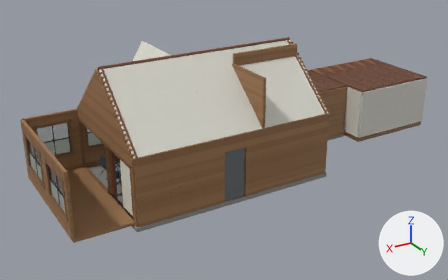
What one commit did to the glTF model yamanoie/3d/yamanoie-illustrated.glb.
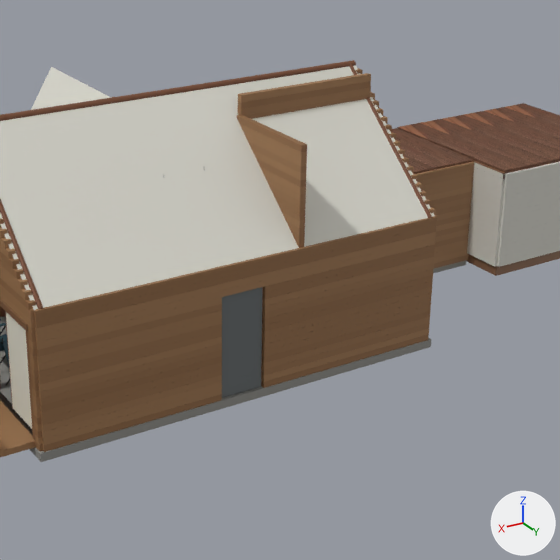
Each version is shown whole from a camera (50 mm lens) standing at (11.34, 20.6, 11.45) and looking at (-1.13, -0.18, 1.06), then close up on the part from 26% to 87% of the width and 3% to 100% of the height. Lighting does not change. The marker at lower right points along +X, +Y and +Z. The first two pictures are the older version. Vertices at exactly the same position are counted once.

Objects in the first close-up: 'web_01_MAIN_SHELL', 'web_06_EQUIPMENT_DOOR_AND_SINK', 'web_07_LOW_DINING_BAY', 'web_08_TATAMI_ROOM', 'web_14_BLUE_CHAIR_REAR_BAY', 'web_roof' and 2 more.
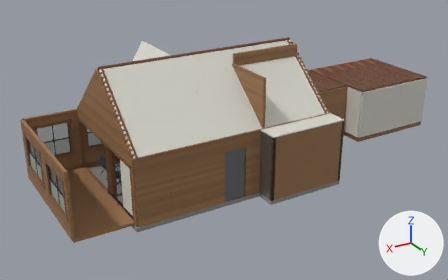
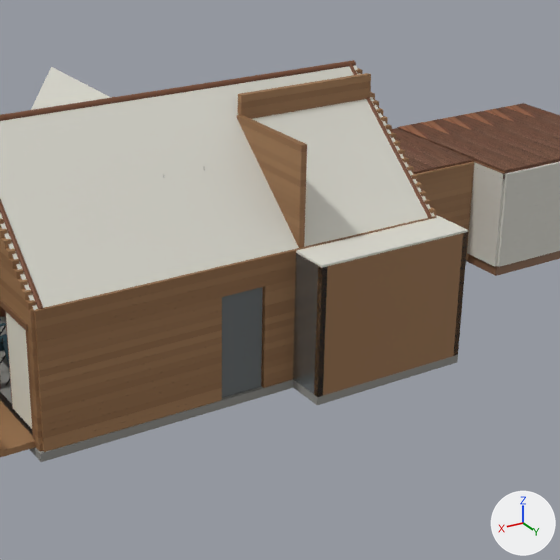
Where the change shows, as pixel boxes (x1, y1, x2, y2) in the close-ups (560 x 560 px):
'web_05_COUNTER_VISIBLE_KITCHEN', reshaped (not visible before): after (293, 232, 468, 405)
part 1 of me_main_concrete_floor, added (brown): after (35, 253, 296, 388)
part 2 of me_main_concrete_floor, edited (looks the same): (34, 216, 436, 371) in both
part 3 of me_timber_gable_backing, added: after (296, 216, 468, 268)
part 4 of me_counter_front, added: after (293, 355, 458, 405)
part 5 of me_counter_front, added: after (293, 253, 328, 397)
part 6 of me_counter_front, built on: after (314, 232, 468, 397)

The change in detail:
me_main_concrete_floor is used by ob_web_01_main_shell; location (0.0, 0.0, 0.0).
me_main_concrete_floor had 1536 vertices, 2304 faces and spanned x -4.28..4.28, y -2.88..2.88, z -0.17..2.65.
me_main_concrete_floor now has 1712 vertices, 2568 faces and spans x -4.28..4.28, y -2.88..2.88, z -0.17..2.65.
me_main_concrete_floor part 1: 80 vertices added at x -1.04..-1.03, y 2.74..2.86, z 0.0..2.6.
me_main_concrete_floor part 2: 9 faces spanning x -4.2..4.2, y 2.74..2.86, z 1.43..2.65 switch from mat_aged_cedar_1 (brown #926b46) to mat_aged_cedar_0 (brown #8e6742).
Other edits to the shape of me_main_concrete_floor do not show in these pictures.
me_timber_gable_backing is used by ob_web_roof; location (0.0, 0.0, 0.0).
me_timber_gable_backing had 1272 vertices, 2002 faces and spanned x -11.9..4.3, y -2.8..2.8, z 2.1..5.1.
me_timber_gable_backing now has 1280 vertices, 2014 faces and spans x -11.9..4.3, y -2.8..3.7, z 2.1..5.1.
me_timber_gable_backing part 3: a new loose piece, a box spanning x -4.285..-0.915, y 2.8..3.675, z 2.6..2.64, in mat_aged_white_roof_lining (light grey #dad8ce).
Other edits to the shape of me_timber_gable_backing do not show in these pictures.
me_counter_front is used by ob_web_05_counter_visible_kitchen; location (0.0, 0.0, 0.0).
me_counter_front had 4579 vertices, 7840 faces and spanned x -4.24..-0.96, y 0.19..2.73, z 0.0..3.62.
me_counter_front now has 4609 vertices, 7888 faces and spans x -4.28..-0.91, y 0.19..3.68, z -0.17..3.62.
me_counter_front part 4: a new loose piece, a box spanning x -4.28..-0.91, y 2.88..3.68, z -0.17..0.0, in mat_worn_grey_concrete (grey #8e8d88).
me_counter_front part 5: a new loose piece, a box spanning x -1.03..-0.92, y 2.8..3.67, z 0.0..2.6, in mat_stainless_steel (grey #99a0a2).
me_counter_front part 6: 3 vertices moved within x -4.12..-1.08, y 0.88..0.89, z 0.72; 272 vertices removed from x -4.12..-1.07, y 0.87..2.73, z 0.0..2.1; 1042 vertices added at x -4.28..-0.91, y 0.87..3.67, z 0.0..2.6.
Other edits to the shape of me_counter_front do not show in these pictures.
me_counter_front gains material mat_worn_grey_concrete (grey #8e8d88).
